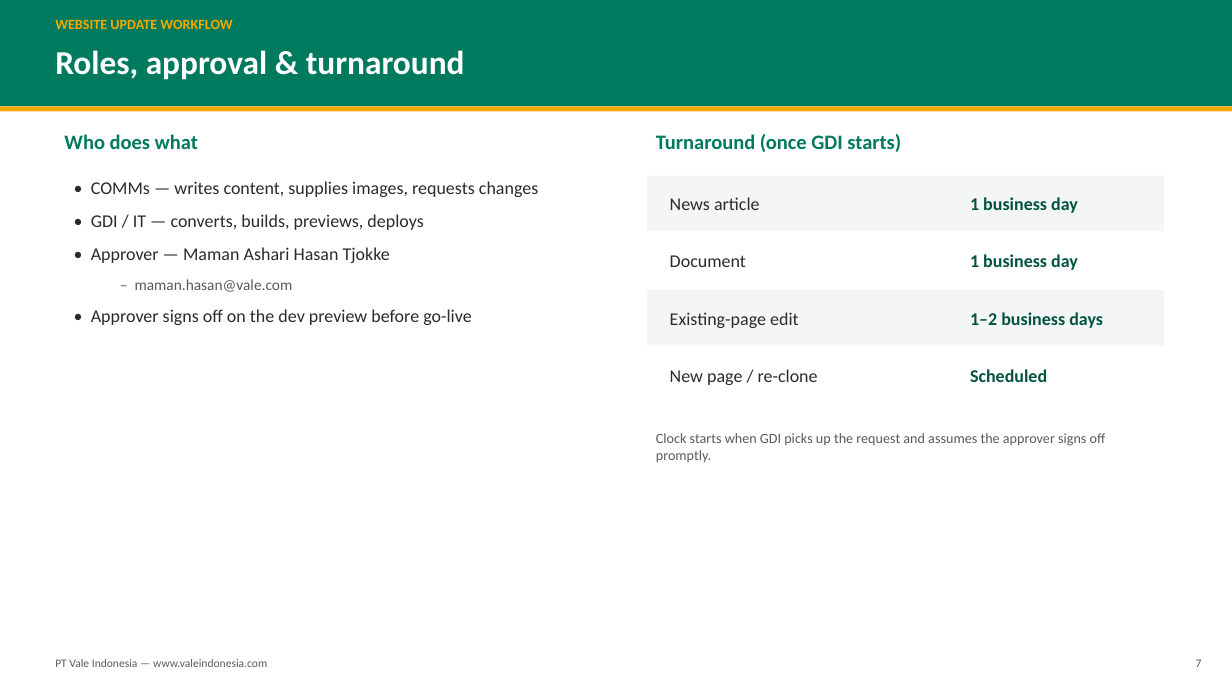
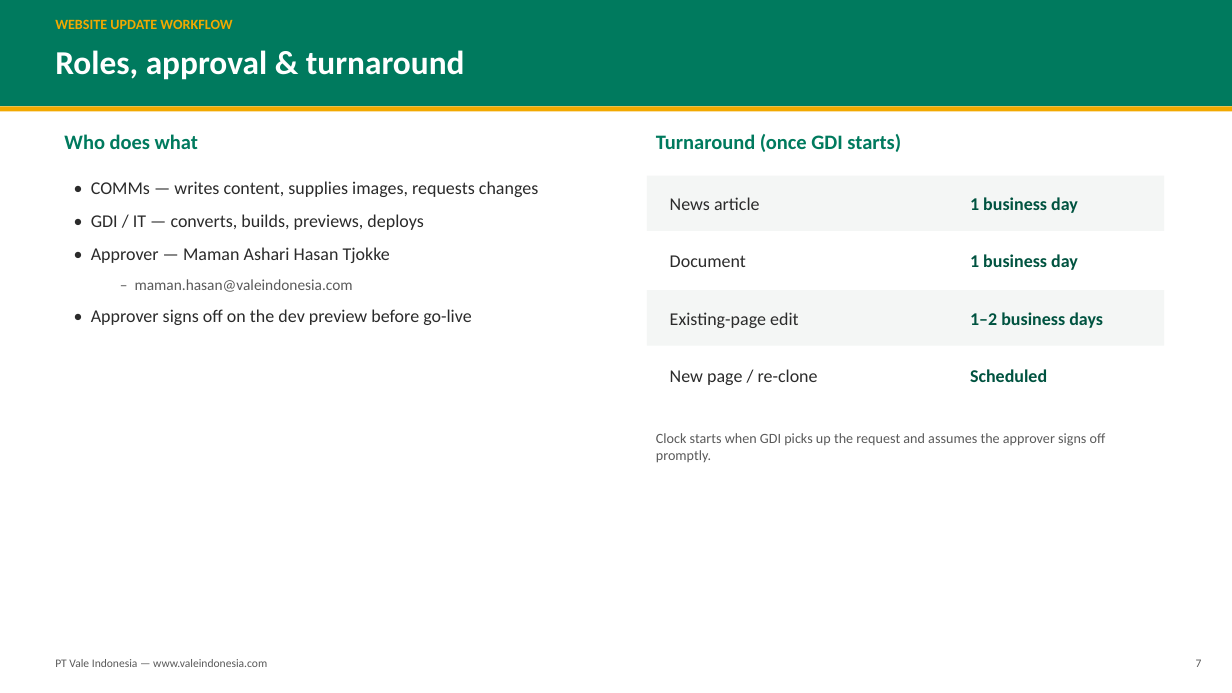
Before and after one commit to feiry/vale-website-static, a slide deck: slide 7 of docs/COMMs-Website-Update-Workflow.pptx. Drawn at 1232x693 pixels with LibreOffice and Linux fonts; fonts in the diff are those of the drawing. Boxes give left, top, right and bottom in pixels: in the first picture for what was removed or moved away, otherwise in the second. Text is boxed around its words. In the diff, an @@ line names an element or a change of style, - is before the commit and + after.

```diff
--- a/docs/COMMs-Website-Update-Workflow.pptx
+++ b/docs/COMMs-Website-Update-Workflow.pptx
@@ text at <box>135,279,353,292</box>: text changed @@
-  – maman.hasan@vale.com
+  – maman.hasan@valeindonesia.com
```
Also in this commit, not shown: 1 other file.
